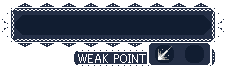
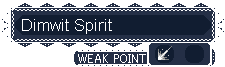
Layer changes from the first 225x67 image to the second:
renamed "Pasted Layer" to "Dimwit Spirit", showed it, moved it above "BG", painted on it over [22, 19, 112, 34]
